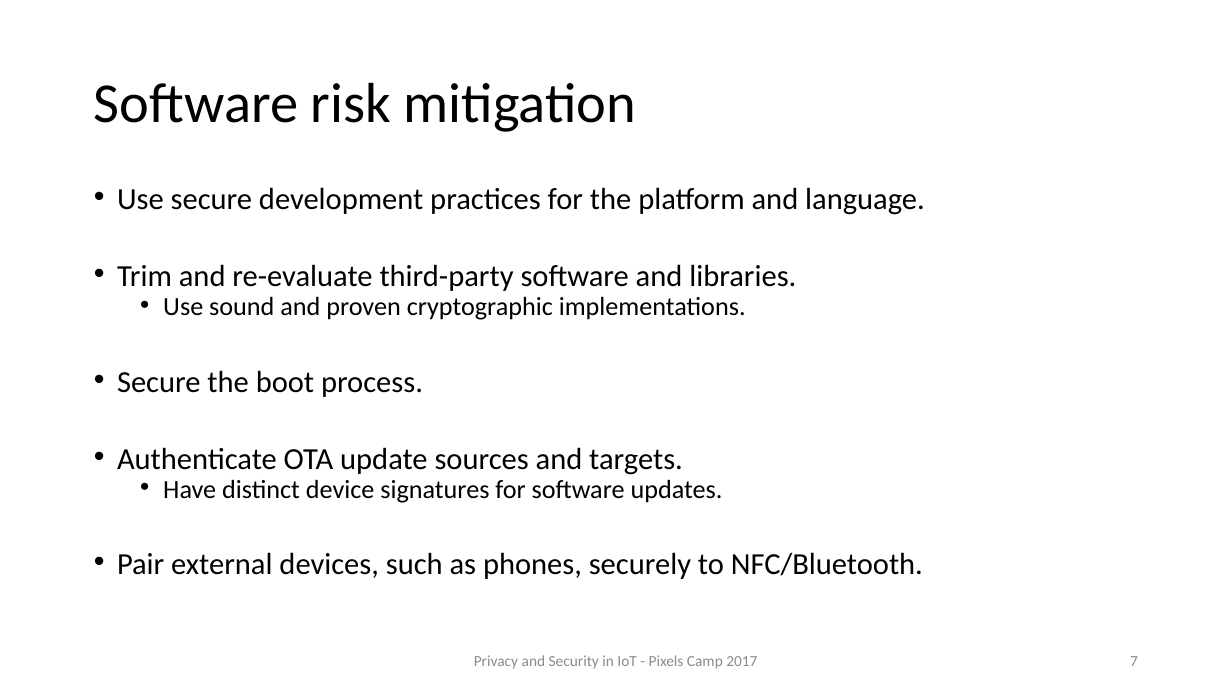
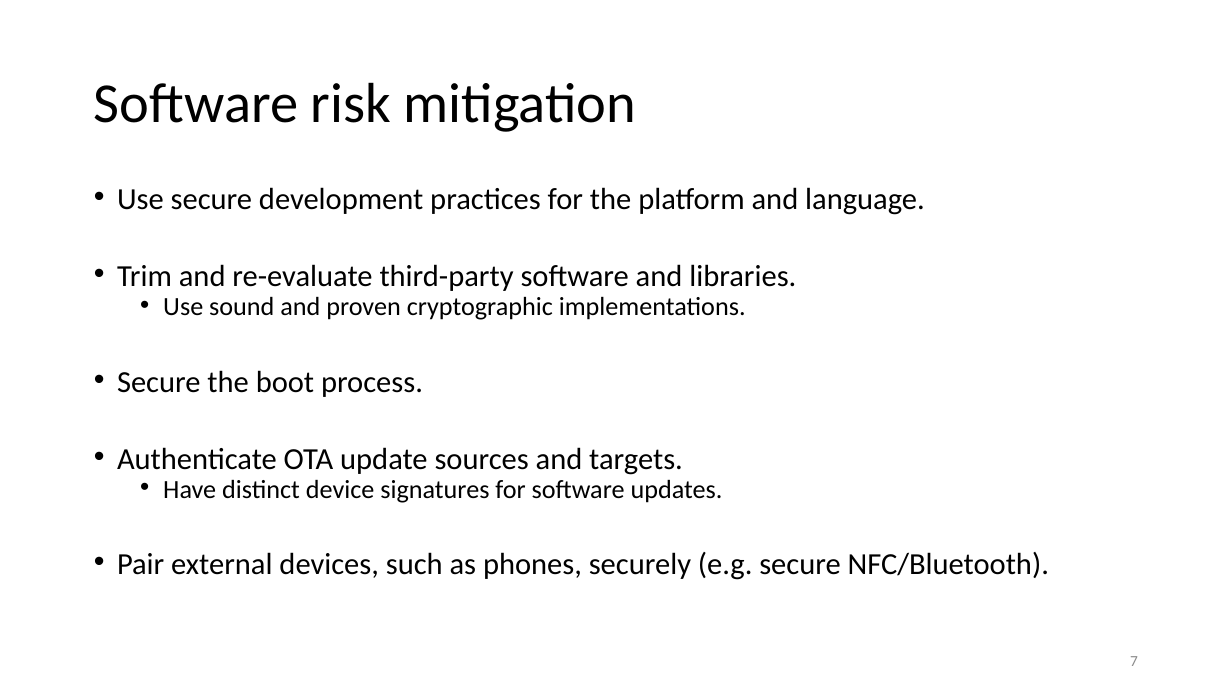
Before and after one commit to vveloso/talks, a slide deck: slide 7 of Privacy and Security in IoT/Privacy and Security in IoT.pptx. Drawn at 1232x693 pixels with LibreOffice and Linux fonts; fonts in the diff are those of the drawing. Boxes give left, top, right and bottom in pixels: in the first picture for what was removed or moved away, otherwise in the second. Text is boxed around its words. In the diff, an @@ line names an element or a change of style, - is before the commit and + after.

```diff
--- a/Privacy and Security in IoT/Privacy and Security in IoT.pptx
+++ b/Privacy and Security in IoT/Privacy and Security in IoT.pptx
@@ text at (117,552,1049,580): text changed @@
-• Pair external devices, such as phones, securely to NFC/Bluetooth.
+• Pair external devices, such as phones, securely (e.g. secure NFC/Bluetooth).
@@ text removed at (474,655,757,669) @@
-Privacy and Security in IoT - Pixels Camp 2017
```
Also in this commit, not shown: 15 other slides changed, 2 slides added, 2 slides removed.
